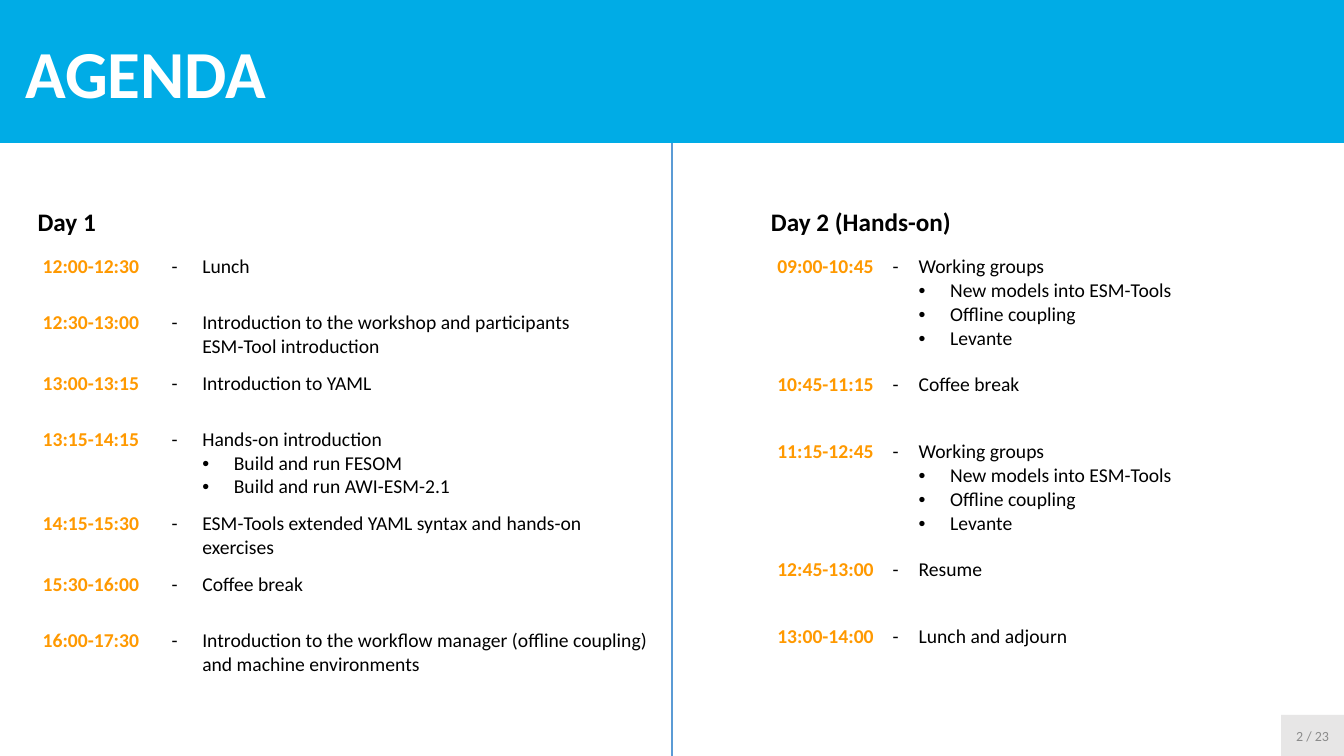
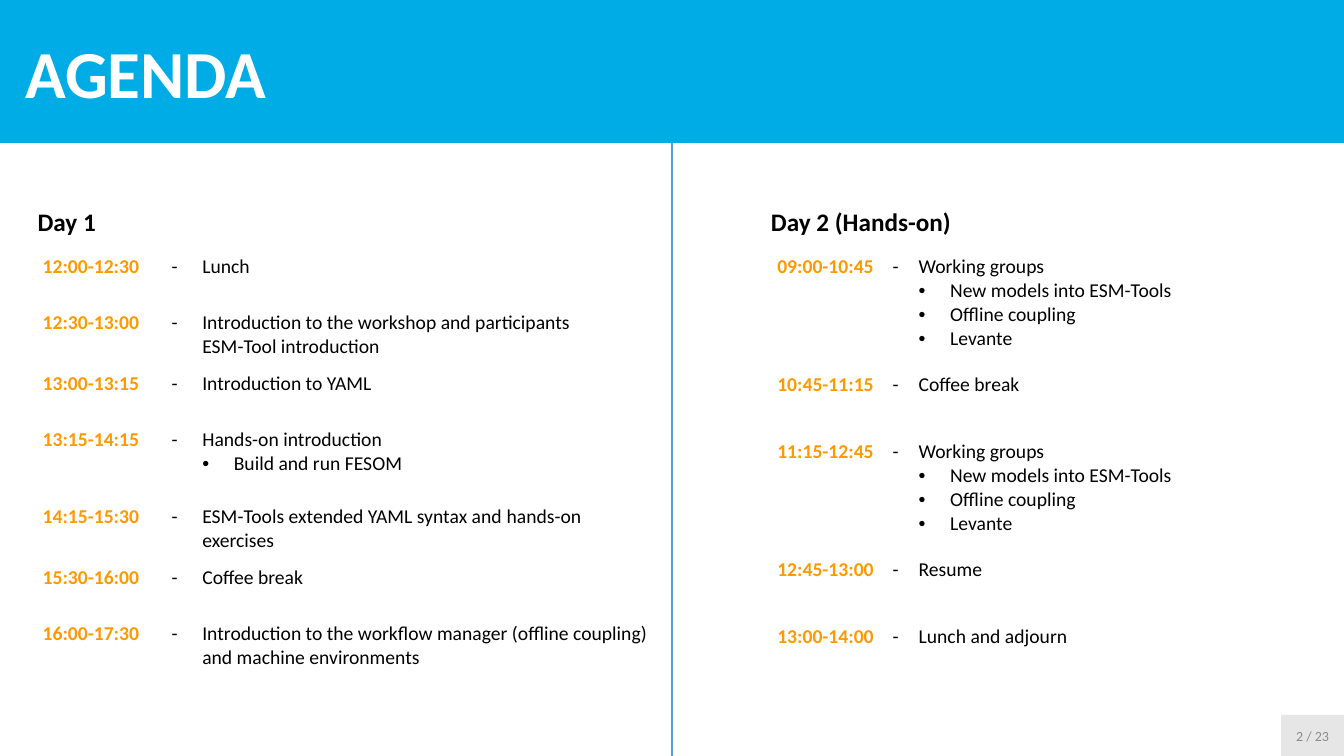
Before and after one commit to esm-tools/workshops, a slide deck: slide 2 of PalMod2022/docs/1_Introduction.pptx. Drawn at 1344x756 pixels with LibreOffice and Linux fonts; fonts in the diff are those of the drawing. Boxes give left, top, right and bottom in pixels: in the first picture for what was removed or moved away, otherwise in the second. Text is boxed around its words. In the diff, an @@ line names an element or a change of style, - is before the commit and + after.

Commit message:
some mods to intro

```diff
--- a/PalMod2022/docs/1_Introduction.pptx
+++ b/PalMod2022/docs/1_Introduction.pptx
@@ table at [35, 248, 865, 676] @@
-row 4, column 3: Hands-on introduction / Build and run FESOM / Build and run AWI-ESM-2.1
+row 4, column 3: Hands-on introduction / Build and run FESOM
```
Also in this commit, not shown: 1 other file.
